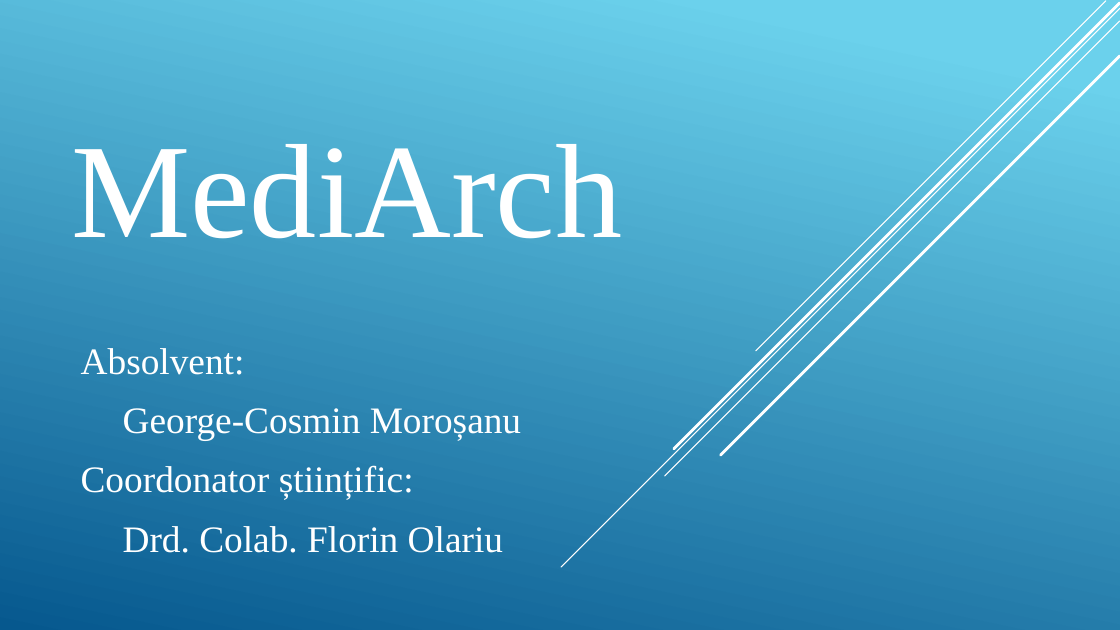
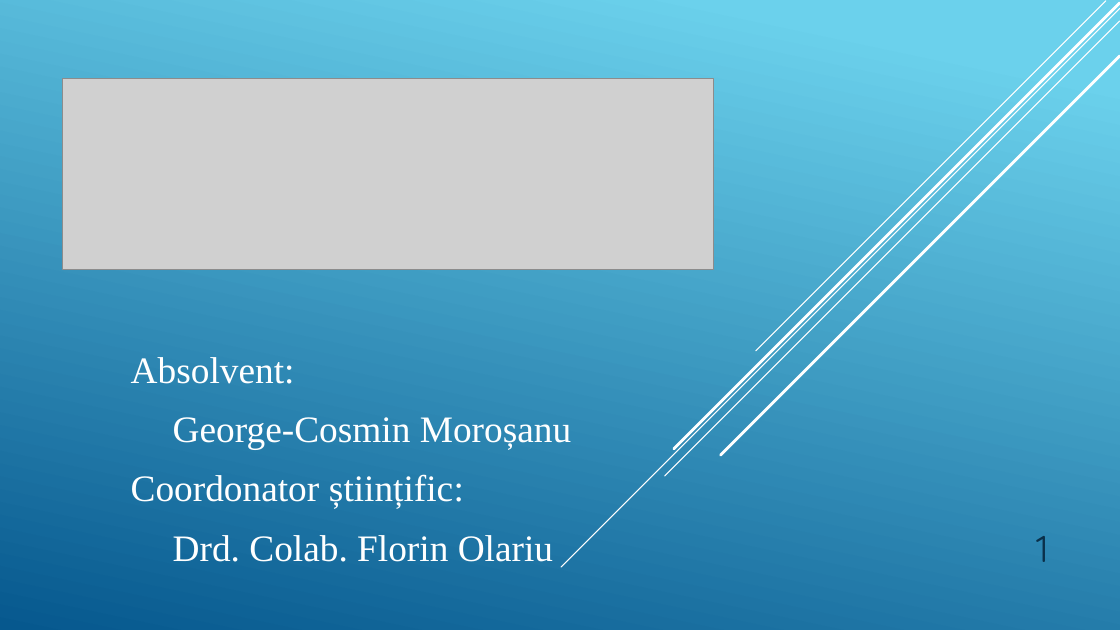
Before and after one commit to GeorgeMorosanu/MediArch_Public, a slide deck: slide 2 of Licenta2018MoroșanuGeorgeCosmin/MediArch.pptx (slide 1 before the commit). Drawn at 1120x630 pixels with LibreOffice and Linux fonts; fonts in the diff are those of the drawing; grey boxes stand for pictures. Boxes give left, top, right and bottom in pixels: in the first picture for what was removed or moved away, otherwise in the second. Text is boxed around its words. In the diff, an @@ line names an element or a change of style, - is before the commit and + after.

```diff
--- a/Licenta2018MoroșanuGeorgeCosmin/MediArch.pptx
+++ b/Licenta2018MoroșanuGeorgeCosmin/MediArch.pptx
@@ picture added at (63, 78, 714, 270) @@
@@ title removed at (71, 144, 622, 239) @@
-MediArch
@@ subtitle "Absolvent:": place and size @@
-subtitle "Absolvent:" at (81, 348, 521, 553)
+subtitle "Absolvent:" at (131, 357, 571, 562)
@@ text added at (1036, 536, 1048, 562), 32 pt, text #0A304A @@
+1
```
Also in this commit, not shown: 3 other slides changed, 5 slides added, 5 slides removed.
